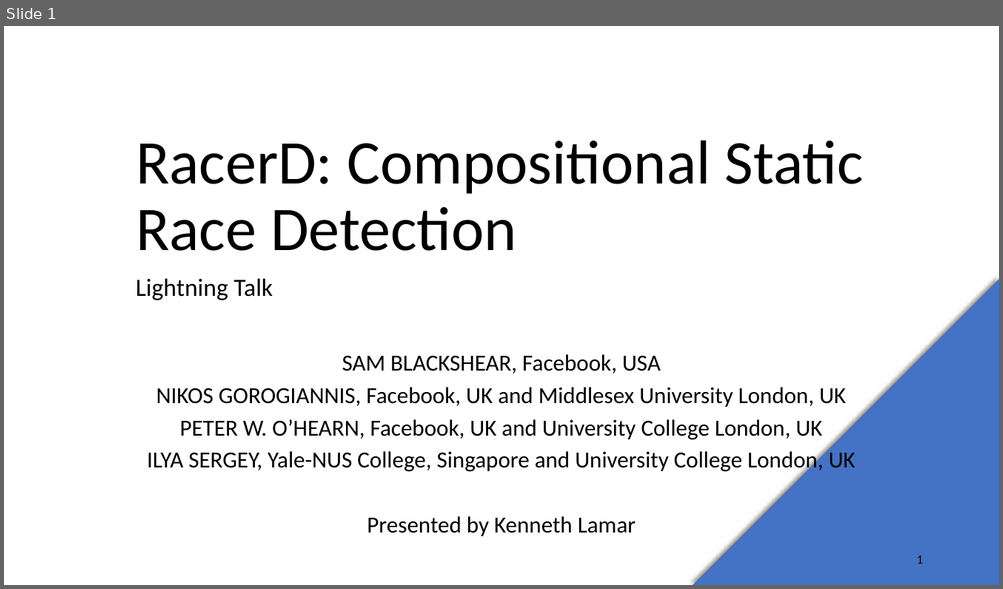
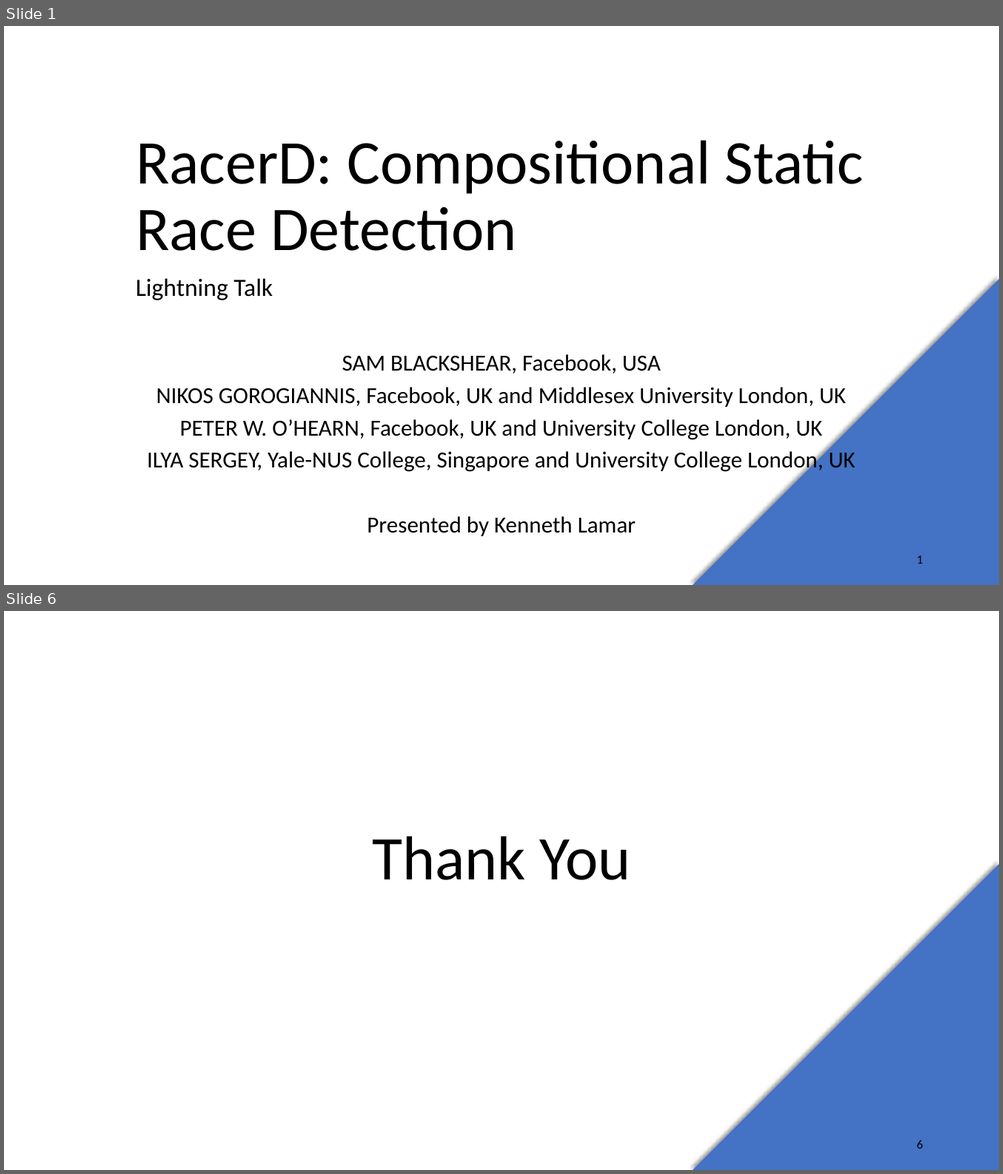
Before and after one commit to cop5021spring20/RacerD, a slide deck: Lightning Talk.pptx. Shown one above the other, each under a label of ours: slide 1 before the commit, slides 1 and 6 after it; the slides between them are not shown. The pictures are 1003x589 and 1003x1174 pixels, drawn with LibreOffice and Linux fonts; fonts in the diff are those of the drawing. Boxes give left, top, right and bottom in pixels: in the first picture for what was removed or moved away, otherwise in the second. Text is boxed around its words. In the diff, an @@ line names an element or a change of style, - is before the commit and + after.

```diff
--- a/Lightning Talk.pptx
+++ b/Lightning Talk.pptx
@@ slide 6 added at [4,611,999,1170], background #FFFFFF; not listed: 1 template element that a slide beside it also shows @@
@@ title added at [372,836,631,880], 60 pt, text #000000 @@
+Thank You
@@ page number added at [916,1140,922,1149], 12 pt, text #000000 @@
+6
```
Also in this commit, not shown: 1 slide changed, 3 other slides added, 3 other files.
